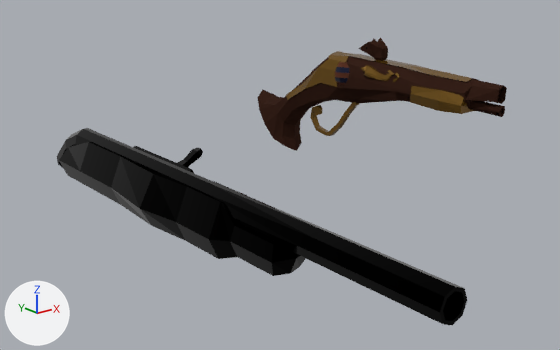
Before and after pictures for a commit that changed the Blender file Assets/Art/Models/Weapons/Rifle.blend.
One viewpoint serves both versions: a camera (50 mm lens) standing at (-0.543, -1.401, 0.335) and looking at (0.342, -0.295, -0.108). Lighting does not change. The marker at lower left points along +X, +Y and +Z.

Objects in the first picture: 'Cylinder', 'body'.
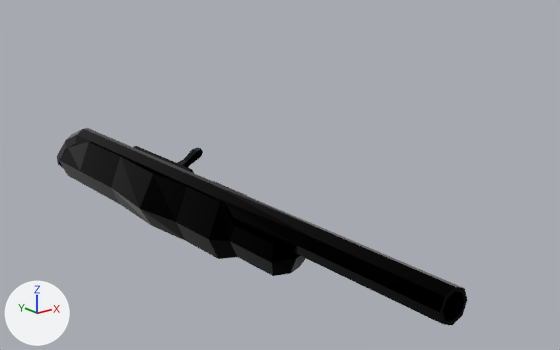
Location of each change, [x1, y1, x2, y2] in pixels of the pictures (560 x 350 px):
```json
{"object": "body", "change": "hidden", "before": [258, 37, 507, 151], "on screen": "brown"}
```

The change, as JSON lines over the scene's bpy script:
```json
{"op": "add", "block": "ob_body", "code": "ob_body.hide_render = True"}
```
